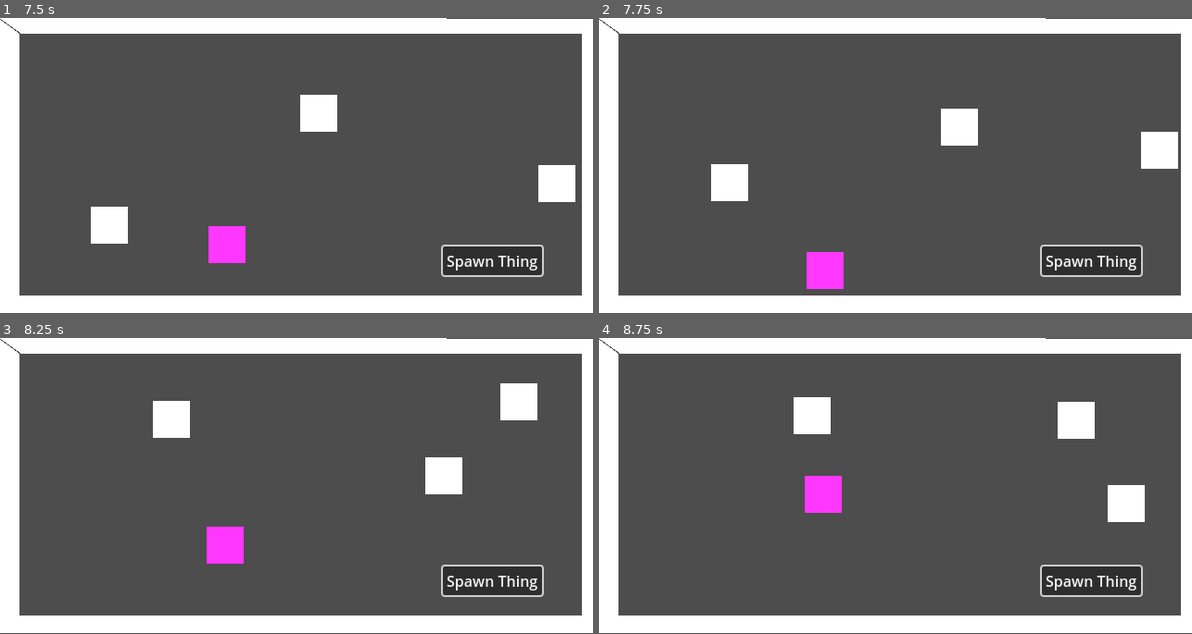
Above: before the commit, frames 1-4 (two rows, left to right).
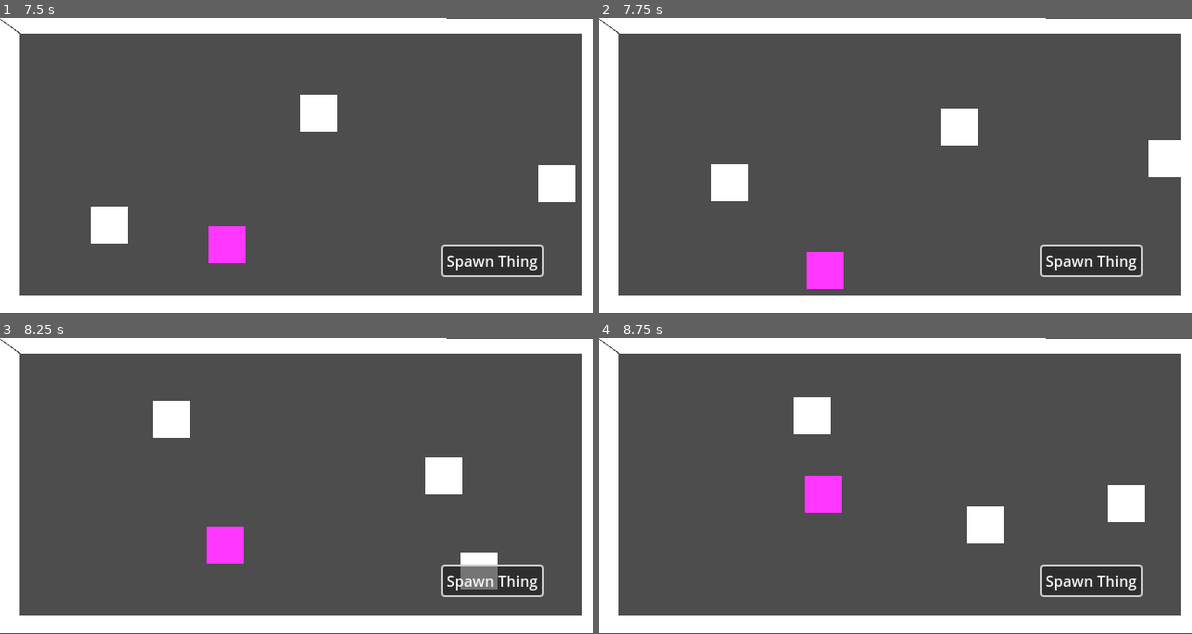
Above: after the commit, the same moments.

Repository: Endobear/CAJ-Cada-festeiro-no-seu-bloco
Game: Godot game, scene res://Scenes/level.tscn
The game is run twice, just before and just after one commit, with the same random seed, the same clock (stepped at 60 frames per second) and the same inputs.
Inputs (mouse positions are in pixels of both pictures, inside the frame that each line leads up to):
- Up to frame 1 (7.5 s): click "Spawn Thing" at 0.5 s; click "Spawn Thing" at 1.25 s; click "Spawn Thing" at 2 s; drag from (533, 269) to (355, 100) at 2.77 s; drag from (421, 94) to (266, 225) at 3.52 s; move the mouse to (237, 171) at 4.27 s; click (237, 171) at 4.42 s; drag from (94, 100) to (118, 121) at 5.02 s; move the mouse to (474, 210) at 5.77 s; click (474, 210) at 5.92 s; drag from (118, 121) to (207, 92) at 6.52 s; move the mouse to (326, 166) at 7.27 s; click (326, 166) at 7.42 s
- Up to frame 2 (7.75 s): no input
- Up to frame 3 (8.25 s): drag from (207, 412) to (177, 500) at 8.02 s
- Up to frame 4 (8.75 s): no input

Frame 1 is identical in both runs. In frame 2, 0.5% of the frame differs, in the area x 91-99%, y 38-54%; in frame 3, 1.5%; in frame 4, 1.6%, in the area x 62-84%, y 21-70%.

Commit message:
Start block logic

Diff:
--- a/Scenes/Block.tscn
+++ b/Scenes/Block.tscn
@@ -6,6 +6,7 @@
 size = Vector2(133, 107)
 
 [node name="Block" type="Area2D"]
+collision_layer = 4
 script = ExtResource("1_ovn4m")
 
 [node name="CollisionShape2D" type="CollisionShape2D" parent="."]
--- a/Scenes/character.tscn
+++ b/Scenes/character.tscn
@@ -6,12 +6,23 @@
 radius = 14.0
 height = 50.0
 
+[sub_resource type="CapsuleShape2D" id="CapsuleShape2D_lkv7d"]
+radius = 16.0
+height = 54.0
+
 [node name="Character" type="CharacterBody2D"]
-collision_mask = 2
+collision_mask = 6
 input_pickable = true
 script = ExtResource("1_lkv7d")
 
 [node name="CollisionShape2D" type="CollisionShape2D" parent="."]
 shape = SubResource("CapsuleShape2D_he2x2")
 
+[node name="BlockDetector" type="Area2D" parent="."]
+collision_layer = 0
+collision_mask = 4
+
+[node name="CollisionShape2D" type="CollisionShape2D" parent="BlockDetector"]
+shape = SubResource("CapsuleShape2D_lkv7d")
+
 [connection signal="input_event" from="." to="." method="_on_input_event"]
--- a/Scenes/level.tscn
+++ b/Scenes/level.tscn
@@ -1,8 +1,9 @@
-[gd_scene load_steps=7 format=3 uid="uid://cf2jr3jhy2kqc"]
+[gd_scene load_steps=8 format=3 uid="uid://cf2jr3jhy2kqc"]
 
 [ext_resource type="Script" uid="uid://c5plpxwyuytn4" path="res://Script/level.gd" id="1_tumq0"]
 [ext_resource type="Script" uid="uid://ch8b3titi6qjq" path="res://Script/character_spawn.gd" id="2_k5f4k"]
 [ext_resource type="Script" uid="uid://bvixhcrxsdm2v" path="res://Resources/Base/blocks.gd" id="3_6phgx"]
+[ext_resource type="PackedScene" uid="uid://bhl5ok2vc8c4n" path="res://Scenes/Block.tscn" id="4_81xng"]
 
 [sub_resource type="PhysicsMaterial" id="PhysicsMaterial_k5f4k"]
 
@@ -46,4 +47,7 @@
 offset_bottom = 278.0
 text = "Spawn Thing"
 
+[node name="Block" parent="." instance=ExtResource("4_81xng")]
+position = Vector2(555, 70)
+
 [connection signal="button_up" from="Button" to="CharacterSpawn" method="_on_button_button_up"]
--- a/Script/block.gd
+++ b/Script/block.gd
@@ -1,3 +1,4 @@
+class_name BlockArea
 extends Area2D
 
 @export var characteristics : String
--- a/Script/character.gd
+++ b/Script/character.gd
@@ -1,7 +1,9 @@
 class_name Character
 extends CharacterBody2D
 const VISUAL = preload("res://Scenes/visual.tscn")
+
 @export var characteristics : Charactersistics
+@onready var block_detector: Area2D = $BlockDetector
 
 var visual: CharacterVisual
 
@@ -9,6 +11,8 @@
 var speed : float = 200
 
 var is_dragged : bool = false
+
+var is_in_block : bool = false
 
 
 func _ready() -> void:
@@ -18,16 +22,27 @@
 
 
 func _physics_process(delta: float) -> void:
+
 	if !direction:
 		direction = Vector2(randf_range(-1,1),randf_range(-1,1))
 
 	if !is_dragged:
-		velocity.x = move_toward(velocity.x, speed * direction.x, speed)
-		velocity.y = move_toward(velocity.y, speed * direction.y, speed)
+		if !is_in_block:
+			velocity.x = move_toward(velocity.x, speed * direction.x, speed)
+			velocity.y = move_toward(velocity.y, speed * direction.y, speed)
 
-		move_and_slide()
 
-		if is_on_ceiling() || is_on_floor():
+
+			move_and_slide()
+			if block_detector.get_overlapping_areas():
+				if block_detector.get_overlapping_areas()[0] is BlockArea:
+					var area = block_detector.get_overlapping_areas()[0]
+					direction.y = clampf(global_position.y - area.global_position.y,-1,1)
+					direction.x = clampf(global_position.x - area.global_position.x,-1,1)
+
+
+
+		if is_on_ceiling() || is_on_floor() :
 			direction.y = -direction.y
 
 		if is_on_wall():
@@ -81,9 +96,14 @@
 			is_dragged = false
 			global_position = event.global_position
 			Globals.dragging = null
+			if block_detector.has_overlapping_areas() and block_detector.get_overlapping_areas()[0] is BlockArea:
+				is_in_block = true
+
+
 
 func _on_input_event(viewport: Node, event: InputEvent, shape_idx: int) -> void:
-	if event is InputEventMouseButton:
-		if event.is_pressed() and !is_dragged and !Globals.dragging:
-				is_dragged = true
-				Globals.dragging = self
+	if !is_in_block:
+		if event is InputEventMouseButton:
+			if event.is_pressed() and !is_dragged and !Globals.dragging:
+					is_dragged = true
+					Globals.dragging = self
--- a/Script/visual.gd
+++ b/Script/visual.gd
@@ -24,6 +24,8 @@
 	color_rect.mouse_filter = Control.MOUSE_FILTER_PASS
 	last_position = global_position
 
+
+
 func _process(delta: float) -> void:
 	if get_parent():
 		var parent = get_parent() as Character
Binary file added: Assets/Sprites/Characters/Mapa_rascunho.png
Not shown, added: Assets/Sprites/Characters/Mapa_rascunho.png.import
Binary file added: Assets/Sprites/Characters/Template1.png
Not shown, added: Assets/Sprites/Characters/Template1.png.import
Binary file added: Assets/Sprites/Characters/Template2.png
Not shown, added: Assets/Sprites/Characters/Template2.png.import
Not shown: 1 places in Scenes/character.tscn that only renumber resources
